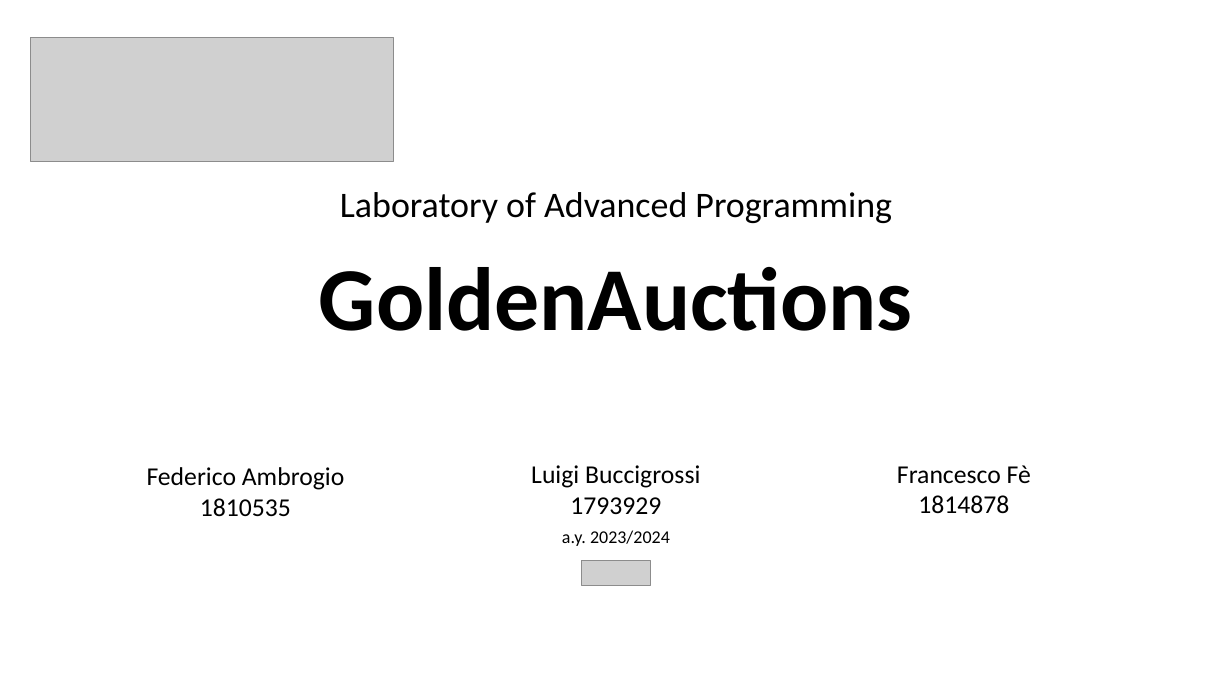
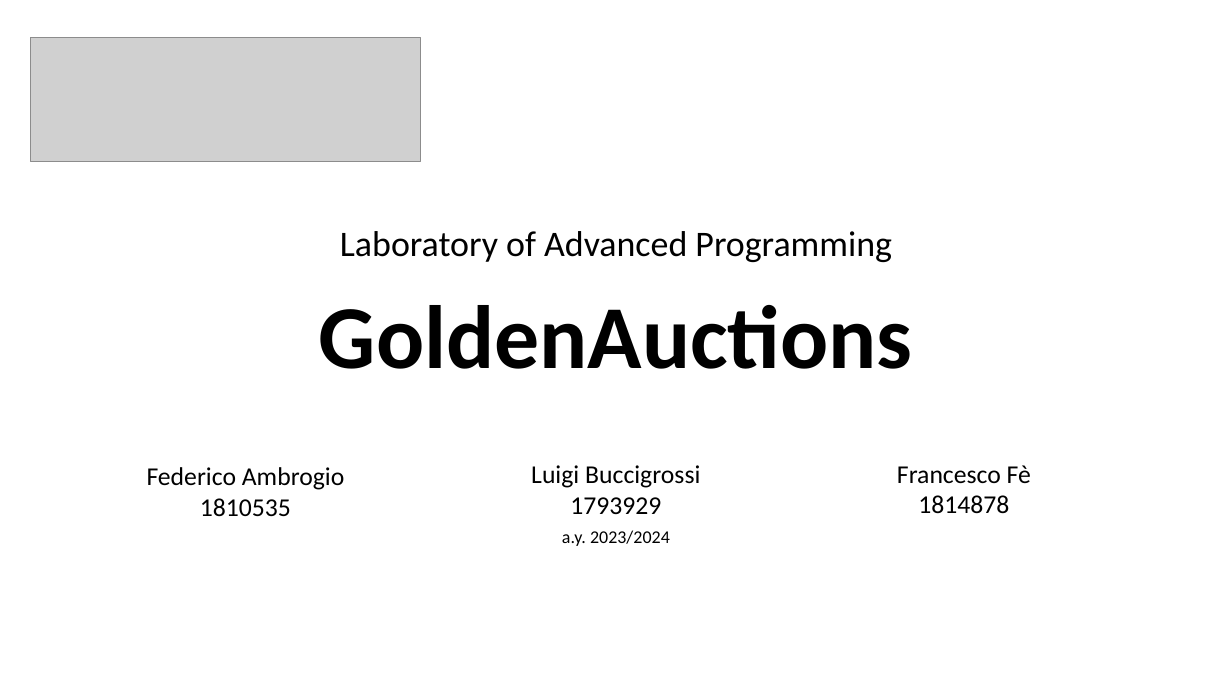
Before and after one commit to Francesco10998/Lab_Project, a slide deck: slide 1 of Documentation/Golden Auctions.pptx. Drawn at 1232x693 pixels with LibreOffice and Linux fonts; fonts in the diff are those of the drawing; grey boxes stand for pictures. Boxes give left, top, right and bottom in pixels: in the first picture for what was removed or moved away, otherwise in the second. Text is boxed around its words. In the diff, an @@ line names an element or a change of style, - is before the commit and + after.

```diff
--- a/Documentation/Golden Auctions.pptx
+++ b/Documentation/Golden Auctions.pptx
@@ picture: place and size @@
-picture at [30,37,393,162]
+picture at [30,37,421,162]
@@ title "GoldenAuctions": place and size @@
-title "GoldenAuctions" at [319,267,913,331]
+title "GoldenAuctions" at [319,305,913,369]
@@ text "Laboratory of Advanced Programming": place and size @@
-text "Laboratory of Advanced Programming" at [340,192,892,223]
+text "Laboratory of Advanced Programming" at [340,231,892,262]
@@ picture removed at [581,560,651,585] @@
```
Also in this commit, not shown: 3 other slides changed, 10 slides added, 1 slide removed, 55 other files.
